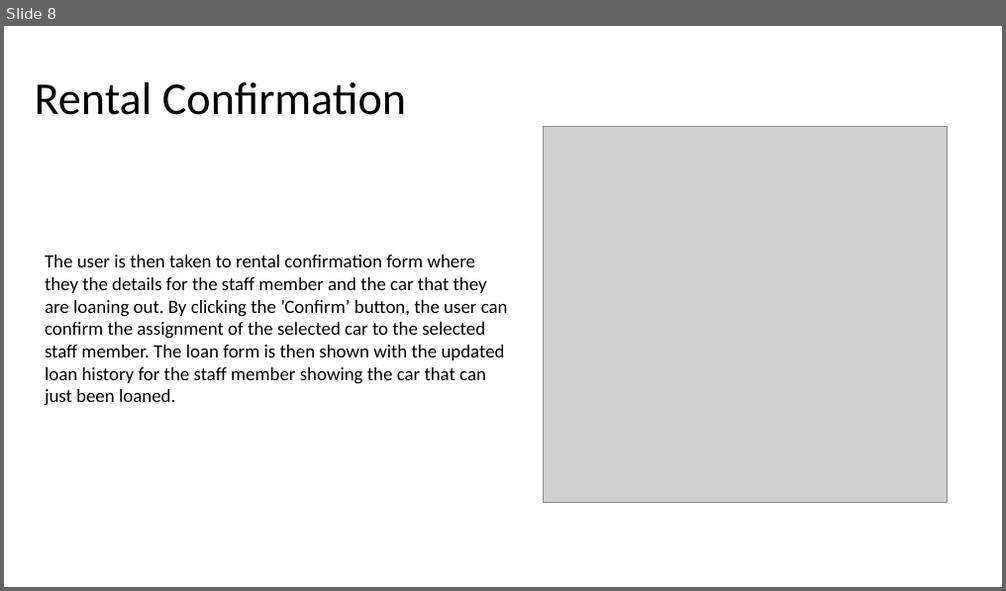
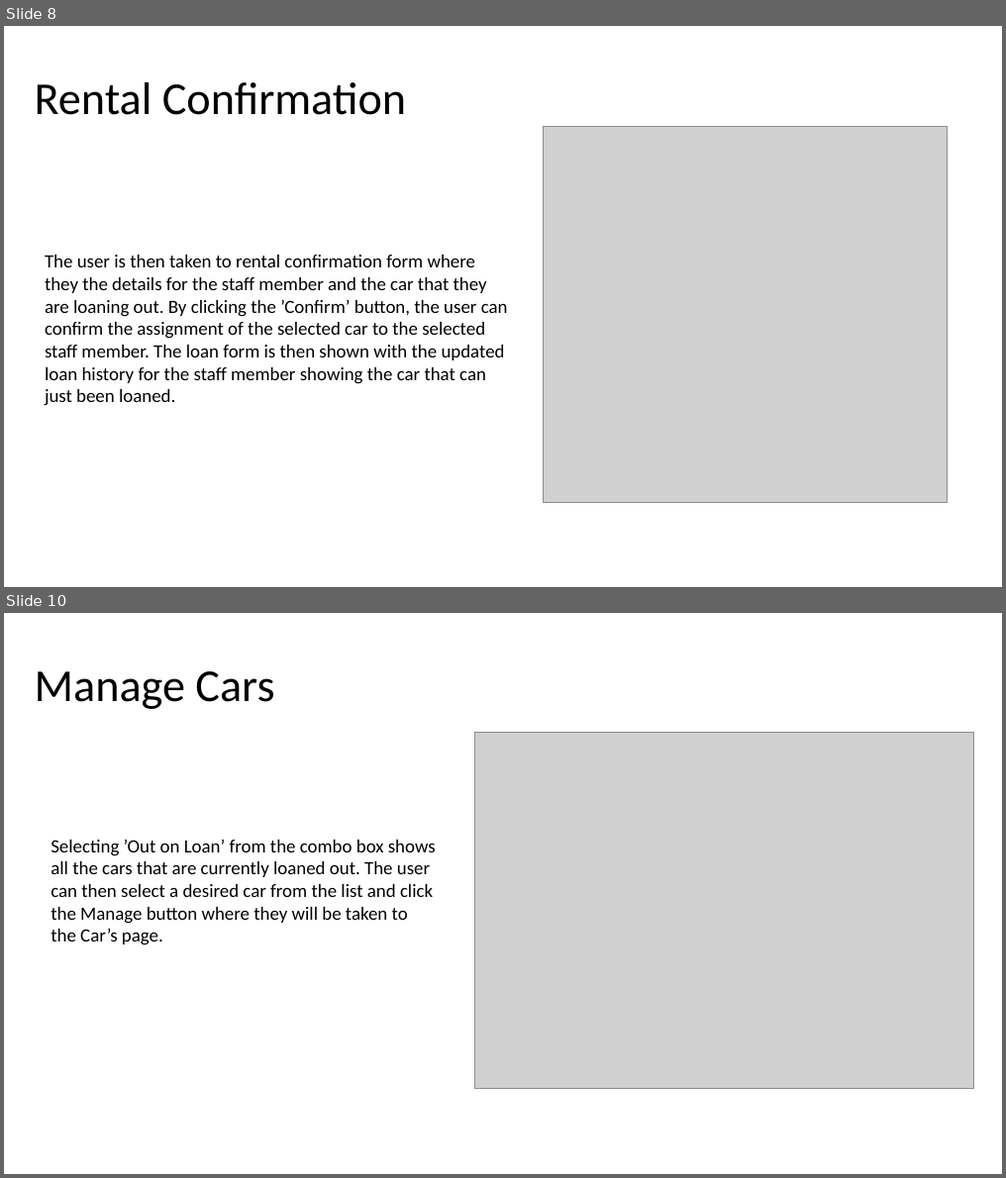
Before and after one commit to DanDecrypted/UniSystems, a slide deck: Walkthrough.pptx. Shown one above the other, each under a label of ours: slide 8 before the commit, slides 8 and 10 after it; the slides between them are not shown. The pictures are 1006x591 and 1006x1178 pixels, drawn with LibreOffice and Linux fonts; fonts in the diff are those of the drawing; grey boxes stand for pictures. Boxes give left, top, right and bottom in pixels: in the first picture for what was removed or moved away, otherwise in the second. Text is boxed around its words. In the diff, an @@ line names an element or a change of style, - is before the commit and + after.

```diff
--- a/Walkthrough.pptx
+++ b/Walkthrough.pptx
@@ slide 10 added at [4, 613, 1002, 1174], background #FFFFFF @@
@@ text added at [35, 671, 274, 709], 44 pt, text #000000 @@
+Manage Cars
@@ picture added at [475, 733, 973, 1089] @@
@@ text added at [51, 840, 436, 946], 18 pt, text #000000 @@
+Selecting ’Out on Loan’ from the combo box shows all the cars that are currently loaned out. The user can then select a desired car from the list and click the Manage button where they will be taken to the Car’s page.
```
Also in this commit, not shown: 2 slides changed, 10 other slides added, 4 other files.
